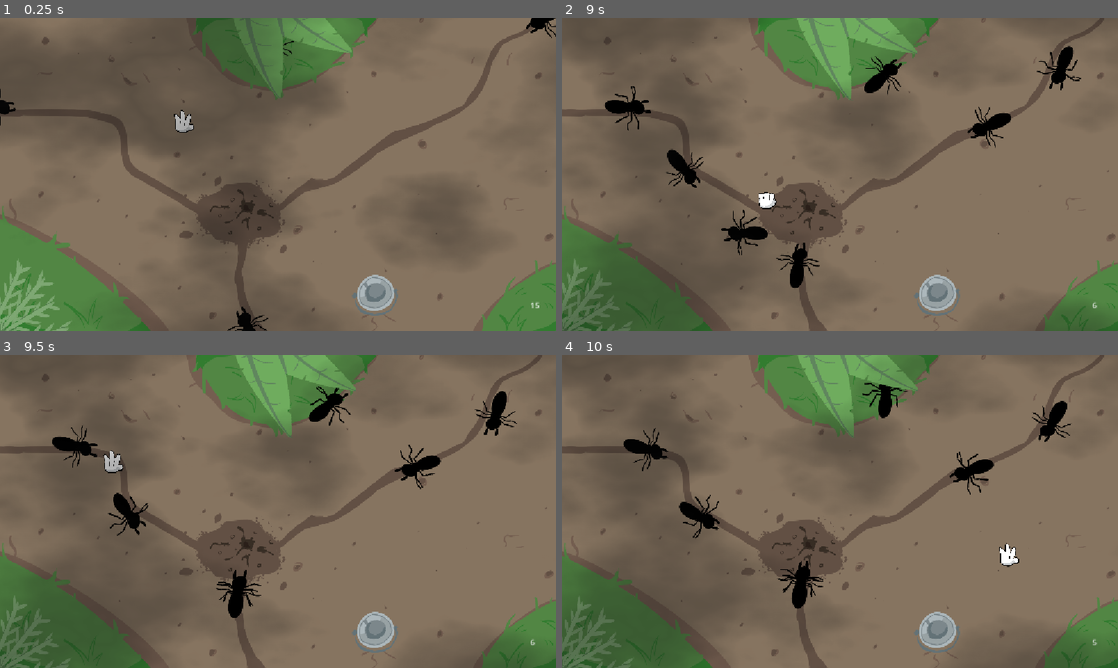
Above: before the commit, frames 1-4 (two rows, left to right).
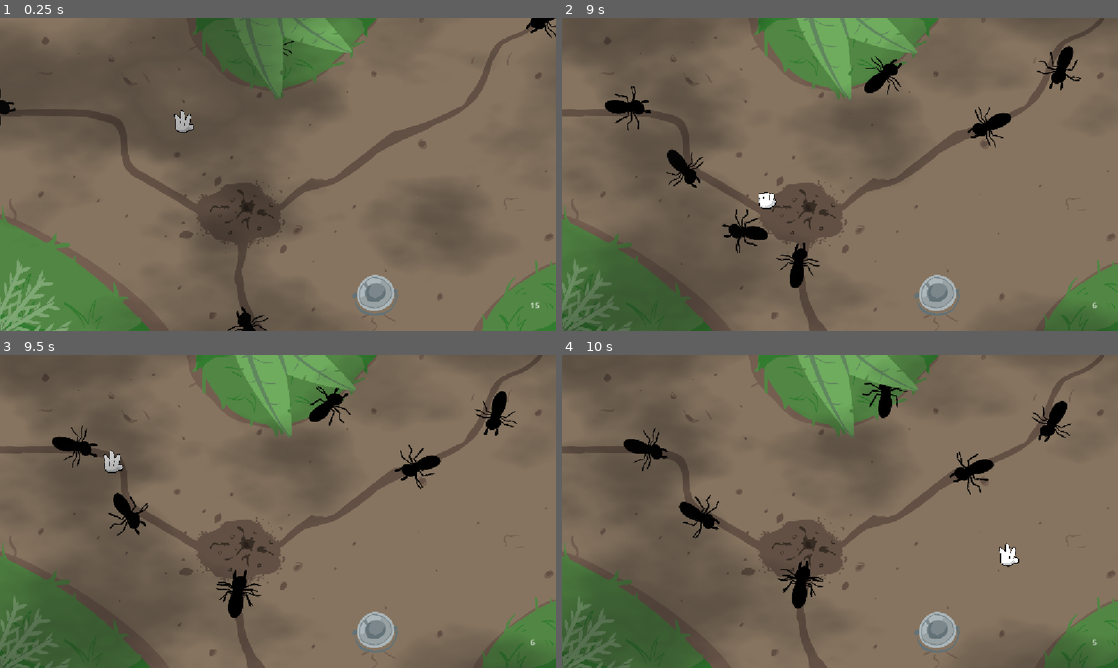
Above: after the commit, the same moments.

Repository: andre-felipe-wonsik-alves/gmtk-jam-26
Game: Godot game, scene res://Scenes/Levels/ant.tscn
Two runs of this game, one before a commit and one after it. Both use one fixed random seed, a clock stepped at 60 frames per second and the inputs below.
Inputs (mouse positions are in pixels of both pictures, inside the frame that each line leads up to):
- Up to frame 1 (0.25 s): no input
- Up to frame 2 (9 s): move the mouse to (962, 158) at 0.52 s; click (962, 158) at 0.67 s; drag from (728, 190) to (945, 302) at 1.27 s; move the mouse to (895, 105) at 2.02 s; click (895, 105) at 2.17 s; drag from (812, 237) to (673, 127) at 2.77 s; move the mouse to (1006, 221) at 3.52 s; click (1006, 221) at 3.67 s; drag from (673, 127) to (945, 302) at 4.27 s; move the mouse to (867, 174) at 5.02 s; click (867, 174) at 5.17 s; drag from (756, 96) to (728, 190) at 5.77 s; move the mouse to (962, 158) at 6.52 s; click (962, 158) at 6.67 s; drag from (728, 190) to (945, 302) at 7.27 s; move the mouse to (895, 105) at 8.02 s; click (895, 105) at 8.17 s; drag from (812, 237) to (673, 127) at 8.77 s
- Up to frame 3 (9.5 s): no input
- Up to frame 4 (10 s): move the mouse to (1006, 558) at 9.52 s; click (1006, 558) at 9.67 s

The runs differ from the first frame. In frame 2, 0.2% of the frame differs, in the area x 28-37%, y 60-76%; in frame 3, less than 0.1%; in frame 4, less than 0.1%.

Commit message:
fix: arrumando detalhes nas partículas

Diff:
--- a/Scenes/Levels/ant.tscn
+++ b/Scenes/Levels/ant.tscn
@@ -107,14 +107,16 @@
 
 [node name="Bucket" type="Area2D" parent="." unique_id=464331064]
 top_level = true
-position = Vector2(779, 572)
+position = Vector2(777, 572)
 
 [node name="CollisionShape2D" type="CollisionShape2D" parent="Bucket" unique_id=588102704]
-position = Vector2(11.999999, 14.999999)
+position = Vector2(11.999999, 12.999999)
 scale = Vector2(5.24, 5.24)
 shape = SubResource("CircleShape2D_86cna")
 
-[node name="ExplodingParticles" parent="Bucket" unique_id=979341273 instance=ExtResource("3_3l2sg")]
+[node name="ExplodingParticles" parent="Bucket/CollisionShape2D" unique_id=979341273 instance=ExtResource("3_3l2sg")]
+position = Vector2(-2.2900848, -2.480919)
+scale = Vector2(0.1908397, 0.1908397)
 
 [node name="SpawnPools" type="Node" parent="." unique_id=375312093]
 
@@ -234,8 +236,8 @@
 
 [node name="ColorRect" type="ColorRect" parent="CanvasLayer" unique_id=755257369]
 material = SubResource("ShaderMaterial_t2orw")
-offset_left = -97.0
-offset_top = -68.0
-offset_right = 1220.0
-offset_bottom = 687.0
+offset_left = -91.0
+offset_top = -60.0
+offset_right = 1226.0
+offset_bottom = 695.0
 mouse_filter = 2
--- a/Scripts/Components/Interactable/Draggable.gd
+++ b/Scripts/Components/Interactable/Draggable.gd
@@ -24,7 +24,10 @@
 		return
 	var target := _target()
 	if target != null:
-		target.global_position = mouse_position + _offset
+		var shake_strength := 1.0  # pixels
+		var shake_rotation := 0.10  # radians
+		var jitter := Vector2(randf_range(-1, 1), randf_range(-1, 1)) * shake_strength
+		target.transform = Transform2D(shake_rotation*jitter.x, jitter + mouse_position + _offset)
 
 
 func is_dragging() -> bool:
--- a/Scripts/Components/SpawnComponent.gd
+++ b/Scripts/Components/SpawnComponent.gd
@@ -94,8 +94,8 @@
 			continue
 		var draggable := moving.instance.get_node_or_null("InteractableComponent/Draggable") as Draggable
 		if draggable != null and draggable.is_dragging():
-			var shake_strength := 0.8  # pixels
-			var shake_rotation := 0.07  # radians
+			var shake_strength := 1.0  # pixels
+			var shake_rotation := 0.10  # radians
 			var jitter := Vector2(randf_range(-1, 1), randf_range(-1, 1)) * shake_strength
 			var global_jitter = jitter + moving.instance.global_position
 			moving.instance.transform = Transform2D(shake_rotation*jitter.x, global_jitter)
--- a/Scripts/Levels/ant.gd
+++ b/Scripts/Levels/ant.gd
@@ -54,7 +54,7 @@
 	captured_ants += 1
 	_remove_ant(body)
 	AudioUtils._play_sound_effect(self, load("res://Assets/Sounds/Effects/woosh_balde.mp3"))
-	var particles = bucket.get_node("ExplodingParticles/CPUParticles2D")
+	var particles = bucket.get_node("CollisionShape2D/ExplodingParticles/CPUParticles2D")
 	particles._explode()
 
 
